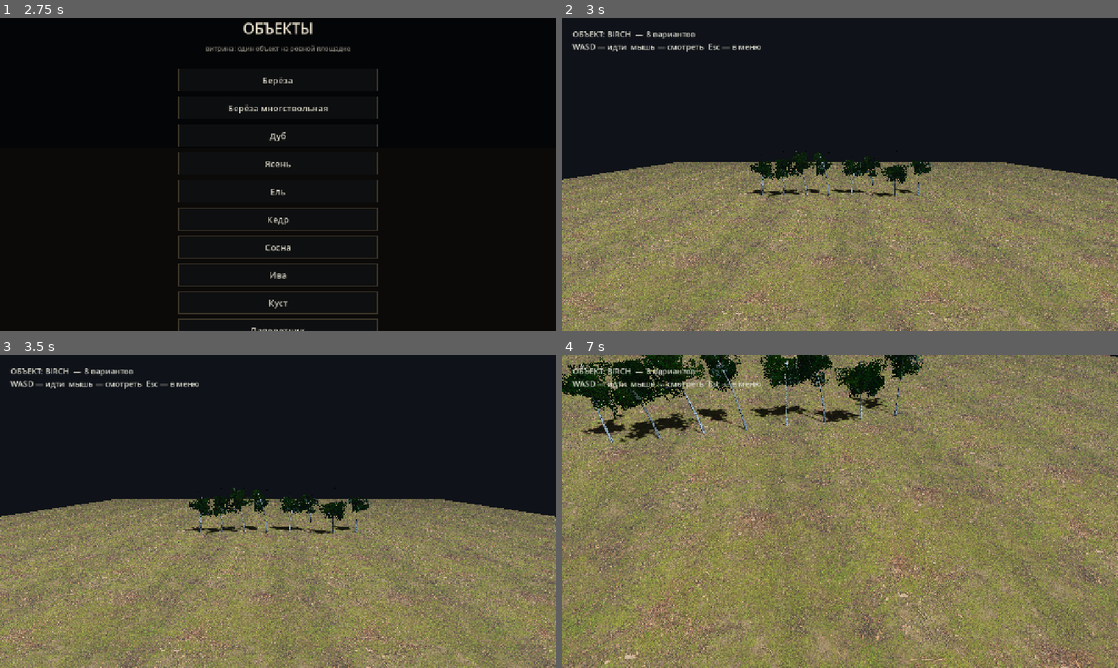
Above: before the commit, frames 1-4 (two rows, left to right).
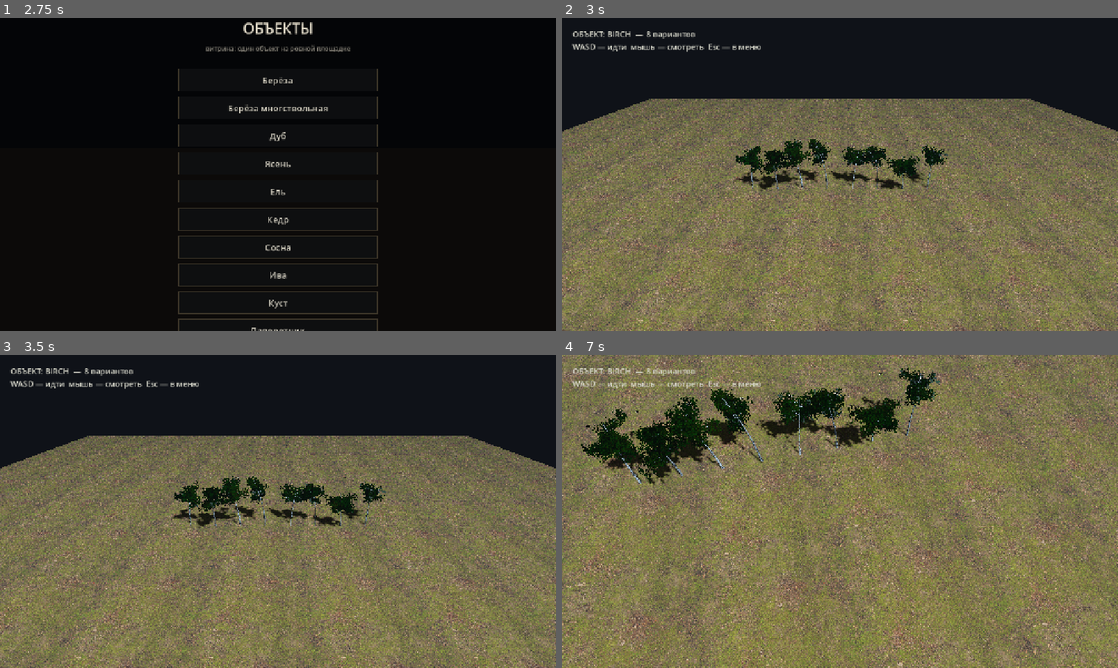
Above: after the commit, the same moments.

Repository: Dronec00/tropa
Game: Godot game, scene res://scenes/menu.tscn
Same seed, same stepped clock (60 frames per second), same inputs: the game is played once before the commit and once after it.
Inputs (mouse positions are in pixels of both pictures, inside the frame that each line leads up to):
- Up to frame 1 (2.75 s): click "Локация" at 0.5 s; click "Назад" at 1.25 s; click "Объекты" at 2 s
- Up to frame 2 (3 s): click "Берёза" at 2.75 s
- Up to frame 3 (3.5 s): no input
- Up to frame 4 (7 s): tap Enter at 3.5 s; move the mouse to (867, 511) at 3.52 s; hold W from 3.53 s (still down); tap 1 at 3.6 s; click (867, 511) at 3.67 s; tap Space at 3.77, 4.52, 6.02, 6.77 s; move the mouse to (812, 511) at 4.27 s; tap 2 at 4.35 s; click (812, 511) at 4.42 s; move the mouse to (851, 505) at 5.02 s; tap 3 at 5.1 s; click (851, 505) at 5.17 s; move the mouse to (834, 517) at 5.77 s; tap Shift at 5.85 s; click (834, 517) at 5.92 s; move the mouse to (878, 514) at 6.52 s; tap E at 6.6 s; click (878, 514) at 6.67 s

Frame 1 is identical in both runs. In frame 2, 48% of the frame differs, in the area x 0-100%, y 25-100%; in frame 3, 48%; in frame 4, 61%, in the area x 0-100%, y 0-100%.

Commit message:
Мох по нормали вверх и зум в лабах
- shaders/moss_rock.gdshader: маска мха от мировой нормали вверх и шума
- мох у основания стволов по высоте вершины (trunk_moss)
- камни в мире на шейдере мха, мокрые — приглушённые
- в меню объект «Валун со мхом»
- колесо мыши приближает/отдаляет камеру в лабах объектов и травы

Diff:
--- a/libraries/object_library.gd
+++ b/libraries/object_library.gd
@@ -11,7 +11,7 @@
 	"birch": 4.6, "birch_multi": 4.6, "oak": 5.6, "ash": 4.8,
 	"spruce": 4.6, "cedar": 5.2, "pine": 4.6, "willow": 5.0,
 	"bush": 2.2, "fern": 1.8, "reed": 1.6,
-	"rock": 2.6, "puddle": 5.0, "hut": 12.0, "grass": 6.0,
+	"rock": 2.6, "moss_rock": 2.6, "puddle": 5.0, "hut": 12.0, "grass": 6.0,
 }
 
 static func variants(kind: String, count: int = 8) -> Array:
--- a/scripts/lab_grass.gd
+++ b/scripts/lab_grass.gd
@@ -107,6 +107,12 @@
 		var motion := event as InputEventMouseMotion
 		_yaw -= motion.relative.x * 0.0025
 		_pitch = clampf(_pitch - motion.relative.y * 0.0025, -1.4, 1.0)
+	elif event is InputEventMouseButton:
+		var mb := event as InputEventMouseButton
+		if mb.pressed and mb.button_index == MOUSE_BUTTON_WHEEL_UP:
+			_cam.position += -_cam.global_transform.basis.z * 1.2
+		elif mb.pressed and mb.button_index == MOUSE_BUTTON_WHEEL_DOWN:
+			_cam.position -= -_cam.global_transform.basis.z * 1.2
 	elif event.is_action_pressed("ui_cancel"):
 		Input.mouse_mode = Input.MOUSE_MODE_VISIBLE
 		get_tree().change_scene_to_file("res://scenes/menu.tscn")
--- a/scripts/lab_object.gd
+++ b/scripts/lab_object.gd
@@ -94,6 +94,18 @@
 		stone.normal_texture = load("res://assets/textures/photo/moss_normal.jpg")
 		stone.uv1_scale = Vector3(1.6, 1.6, 1.0)
 	return stone
+
+func _moss_material(amount: float) -> ShaderMaterial:
+	var mat := ShaderMaterial.new()
+	mat.shader = load("res://shaders/moss_rock.gdshader")
+	if ResourceLoader.exists("res://assets/textures/photo/ground_color.jpg"):
+		mat.set_shader_parameter("stone_albedo", load("res://assets/textures/photo/ground_color.jpg"))
+		mat.set_shader_parameter("stone_normal", load("res://assets/textures/photo/ground_normal.jpg"))
+	if ResourceLoader.exists("res://assets/textures/photo/moss_color.jpg"):
+		mat.set_shader_parameter("moss_albedo", load("res://assets/textures/photo/moss_color.jpg"))
+		mat.set_shader_parameter("moss_normal", load("res://assets/textures/photo/moss_normal.jpg"))
+	mat.set_shader_parameter("moss_amount", amount)
+	return mat
 
 func _puddle_material(rough: float) -> ShaderMaterial:
 	var mat := ShaderMaterial.new()
@@ -124,8 +136,8 @@
 		HutScript.build(self, Vector3(0.0, 0.0, 0.0), 0.0)
 		return
 
-	if kind == "rock":
-		var stone := _stone_material()
+	if kind == "moss_rock" or kind == "rock":
+		var stone: Material = _moss_material(0.95) if kind == "moss_rock" else _stone_material()
 		for e in entries:
 			var node := MeshInstance3D.new()
 			node.mesh = LibScript.make_stone(e)
@@ -207,13 +219,16 @@
 	return mesh
 
 func _build_camera() -> void:
+	var row_half := _span * 0.5
+	var cam_z := row_half * 2.4
+	var cam_y := row_half * 1.2 + 2.0
 	_cam = Camera3D.new()
-	_cam.fov = 60.0
-	_cam.position = Vector3(0.0, 12.0, _span * 1.35)
+	_cam.fov = 55.0
+	_cam.position = Vector3(0.0, cam_y, cam_z)
+	_pitch = -0.45
+	_yaw = 0.0
+	_cam.rotation = Vector3(_pitch, _yaw, 0.0)
 	add_child(_cam)
-	_cam.look_at(Vector3(0.0, 4.5, 0.0))
-	_pitch = _cam.rotation.x
-	_yaw = _cam.rotation.y
 
 func _build_ui() -> void:
 	var layer := CanvasLayer.new()
@@ -230,6 +245,12 @@
 		var motion := event as InputEventMouseMotion
 		_yaw -= motion.relative.x * 0.0025
 		_pitch = clampf(_pitch - motion.relative.y * 0.0025, -1.4, 1.0)
+	elif event is InputEventMouseButton:
+		var mb := event as InputEventMouseButton
+		if mb.pressed and mb.button_index == MOUSE_BUTTON_WHEEL_UP:
+			_cam.position += -_cam.global_transform.basis.z * 1.4
+		elif mb.pressed and mb.button_index == MOUSE_BUTTON_WHEEL_DOWN:
+			_cam.position -= -_cam.global_transform.basis.z * 1.4
 	elif event.is_action_pressed("ui_cancel"):
 		Input.mouse_mode = Input.MOUSE_MODE_VISIBLE
 		get_tree().change_scene_to_file("res://scenes/menu.tscn")
--- a/scripts/main.gd
+++ b/scripts/main.gd
@@ -275,7 +275,15 @@
 		leaf = load("res://assets/textures/leaf_atlas.png")
 
 	_mat_light = _make_tree_material(bark_light, leaf)
+	if ResourceLoader.exists("res://assets/textures/photo/moss_color.jpg"):
+		var moss_tex2 = load("res://assets/textures/photo/moss_color.jpg")
+		_mat_light.set_shader_parameter("moss_tex", moss_tex2)
+		_mat_light.set_shader_parameter("trunk_moss", 0.55)
 	_mat_dark = _make_tree_material(bark_dark, leaf)
+	if ResourceLoader.exists("res://assets/textures/photo/moss_color.jpg"):
+		var moss_tex = load("res://assets/textures/photo/moss_color.jpg")
+		_mat_dark.set_shader_parameter("moss_tex", moss_tex)
+		_mat_dark.set_shader_parameter("trunk_moss", 0.8)
 	if ResourceLoader.exists("res://assets/textures/photo/bark_normal.jpg"):
 		_mat_dark.set_shader_parameter("bark_normal", load("res://assets/textures/photo/bark_normal.jpg"))
 		_mat_dark.set_shader_parameter("use_normal", 1.0)
@@ -612,6 +620,18 @@
 		_rock_wet.append(Transform3D(basis, Vector3(x, h + 0.02, z)))
 	else:
 		_rock_dry.append(Transform3D(basis, Vector3(x, h + 0.02, z)))
+
+func _make_moss_material(amount: float) -> ShaderMaterial:
+	var mat := ShaderMaterial.new()
+	mat.shader = load("res://shaders/moss_rock.gdshader")
+	if ResourceLoader.exists("res://assets/textures/photo/ground_color.jpg"):
+		mat.set_shader_parameter("stone_albedo", load("res://assets/textures/photo/ground_color.jpg"))
+		mat.set_shader_parameter("stone_normal", load("res://assets/textures/photo/ground_normal.jpg"))
+	if ResourceLoader.exists("res://assets/textures/photo/moss_color.jpg"):
+		mat.set_shader_parameter("moss_albedo", load("res://assets/textures/photo/moss_color.jpg"))
+		mat.set_shader_parameter("moss_normal", load("res://assets/textures/photo/moss_normal.jpg"))
+	mat.set_shader_parameter("moss_amount", amount)
+	return mat
 
 func _make_puddle_material(scale: float, soft: float) -> ShaderMaterial:
 	var mat := ShaderMaterial.new()
@@ -763,24 +783,11 @@
 	rock.radial_segments = 10
 	rock.rings = 6
 
-	var stone := StandardMaterial3D.new()
-	stone.albedo_color = Color(0.42, 0.46, 0.38)
-	stone.roughness = 1.0
-	if ResourceLoader.exists("res://assets/textures/photo/moss_color.jpg"):
-		stone.albedo_texture = load("res://assets/textures/photo/moss_color.jpg")
-		stone.normal_enabled = true
-		stone.normal_texture = load("res://assets/textures/photo/moss_normal.jpg")
-		stone.uv1_scale = Vector3(2.0, 2.0, 1.0)
-
-	var stone_wet := StandardMaterial3D.new()
-	stone_wet.albedo_color = Color(0.16, 0.17, 0.16)
-	stone_wet.roughness = 0.28
-	stone_wet.metallic = 0.15
-	if ResourceLoader.exists("res://assets/textures/photo/moss_color.jpg"):
-		stone_wet.albedo_texture = load("res://assets/textures/photo/moss_color.jpg")
-		stone_wet.normal_enabled = true
-		stone_wet.normal_texture = load("res://assets/textures/photo/moss_normal.jpg")
-		stone_wet.uv1_scale = Vector3(2.0, 2.0, 1.0)
+	var stone := _make_moss_material(0.95)
+
+	var stone_wet := _make_moss_material(0.45)
+	stone_wet.set_shader_parameter("stone_tint", Color(0.20, 0.22, 0.21))
+	stone_wet.set_shader_parameter("moss_tint", Color(0.20, 0.28, 0.14))
 
 	_spawn_multimesh(rock, stone, _rock_dry)
 	_spawn_multimesh(rock, stone_wet, _rock_wet)
--- a/scripts/menu.gd
+++ b/scripts/menu.gd
@@ -17,6 +17,7 @@
 	{"name": "Папоротник", "kind": "fern"},
 	{"name": "Камыш", "kind": "reed"},
 	{"name": "Валун", "kind": "rock"},
+	{"name": "Валун со мхом", "kind": "moss_rock"},
 	{"name": "Лужа", "kind": "puddle"},
 	{"name": "Изба", "kind": "hut"},
 ]
--- /dev/null
+++ b/shaders/moss_rock.gdshader
@@ -0,0 +1,38 @@
+shader_type spatial;
+render_mode cull_back, diffuse_burley;
+
+uniform sampler2D stone_albedo : source_color, repeat_enable;
+uniform sampler2D stone_normal : hint_normal, repeat_enable;
+uniform sampler2D moss_albedo : source_color, repeat_enable;
+uniform sampler2D moss_normal : hint_normal, repeat_enable;
+uniform vec3 stone_tint : source_color = vec3(0.42, 0.43, 0.40);
+uniform vec3 moss_tint : source_color = vec3(0.30, 0.42, 0.20);
+uniform float moss_amount = 0.95;
+uniform float moss_bias = 0.35;
+
+varying vec3 v_world_normal;
+varying vec3 v_world;
+
+void vertex() {
+	v_world_normal = normalize((MODEL_MATRIX * vec4(NORMAL, 0.0)).xyz);
+	v_world = (MODEL_MATRIX * vec4(VERTEX, 1.0)).xyz;
+}
+
+void fragment() {
+	vec2 uv = UV * 2.2;
+	float up = clamp(v_world_normal.y, 0.0, 1.0);
+	float n = texture(moss_albedo, uv * 1.6 + v_world.xz * 0.06).g;
+	float mask = smoothstep(0.32, 0.78, up * (0.55 + n * 0.9) * moss_amount + moss_bias * up);
+	mask *= moss_amount;
+
+	vec3 stone = texture(stone_albedo, uv).rgb * stone_tint * 1.4;
+	vec3 moss = texture(moss_albedo, uv * 1.3).rgb * moss_tint * 1.9;
+	ALBEDO = mix(stone, moss, mask);
+	NORMAL_MAP = normalize(mix(
+		texture(stone_normal, uv).rgb,
+		texture(moss_normal, uv * 1.3).rgb,
+		mask
+	));
+	NORMAL_MAP_DEPTH = 1.0;
+	ROUGHNESS = mix(0.92, 1.0, mask);
+}
--- a/shaders/tree.gdshader
+++ b/shaders/tree.gdshader
@@ -5,6 +5,8 @@
 uniform sampler2D leaf_tex : source_color, filter_linear_mipmap, repeat_disable;
 uniform sampler2D bark_normal : hint_normal, filter_linear_mipmap, repeat_enable;
 uniform float use_normal = 0.0;
+uniform sampler2D moss_tex : source_color, repeat_enable;
+uniform float trunk_moss = 0.0;
 uniform float wind = 0.22;
 
 global uniform vec3 player_pos;
@@ -45,6 +47,12 @@
 	} else {
 		ALPHA = 1.0;
 		albedo = COLOR.rgb * texture(bark_tex, UV * vec2(1.0, 3.0)).rgb * 1.1;
+		if (trunk_moss > 0.0) {
+			float mh = 1.0 - smoothstep(0.0, 0.22, v_height);
+			float mn = texture(moss_tex, UV * vec2(2.0, 2.0) + vec2(v_world.x * 0.05, 0.0)).g;
+			float mask = mh * smoothstep(0.35, 0.75, mn + mh * 0.45) * trunk_moss;
+			albedo = mix(albedo, texture(moss_tex, UV * 2.4).rgb * vec3(0.55, 0.75, 0.42) * 1.6, mask);
+		}
 		if (use_normal > 0.5) {
 			NORMAL_MAP = texture(bark_normal, UV * vec2(1.0, 3.0)).rgb;
 			NORMAL_MAP_DEPTH = 1.0;
Binary file added: docs/moss_rocks.png
